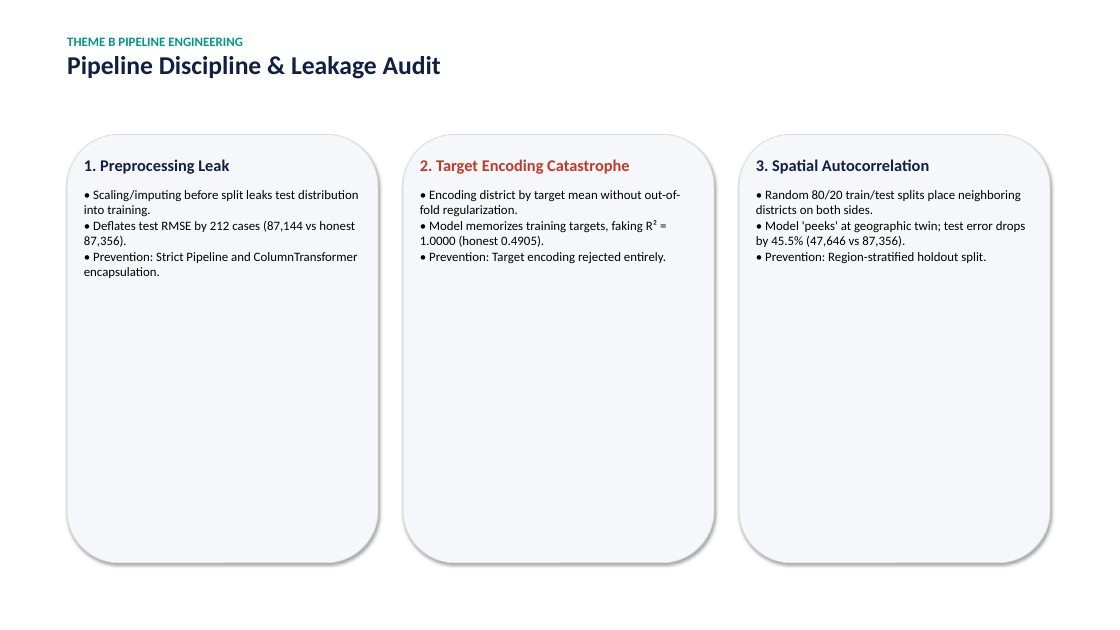
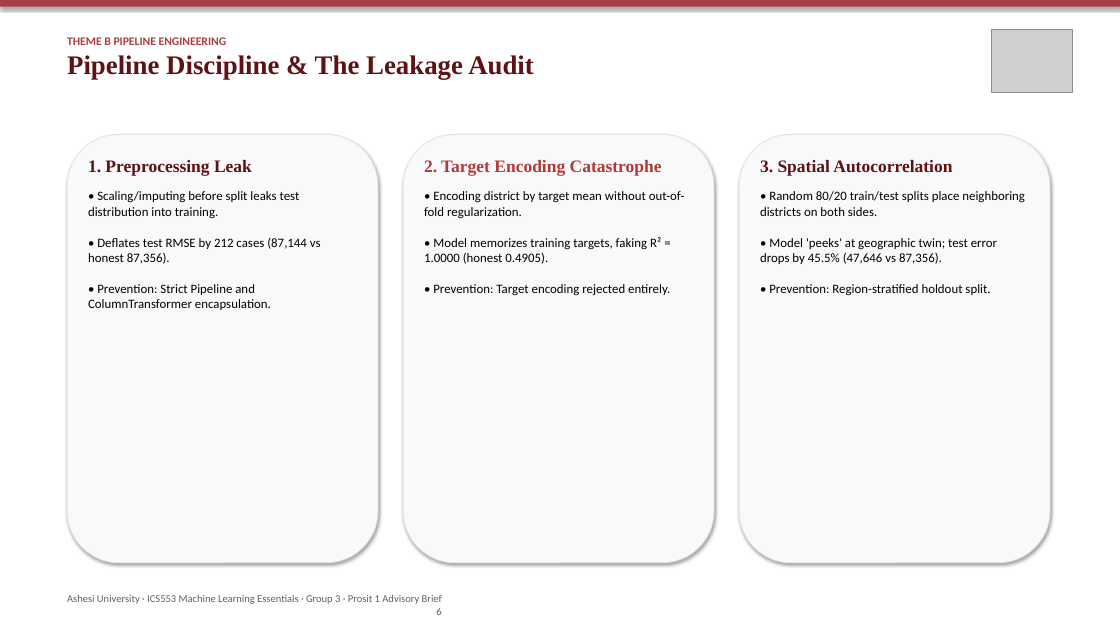
Before and after one commit to ASU-MICS-2028/mle-group-3-prosit-1, a slide deck: slide 6 of reports/ITN_Allocation_Presentation.pptx. Drawn at 1120x630 pixels with LibreOffice and Linux fonts; fonts in the diff are those of the drawing; grey boxes stand for pictures. Boxes give left, top, right and bottom in pixels: in the first picture for what was removed or moved away, otherwise in the second. Text is boxed around its words. In the diff, an @@ line names an element or a change of style, - is before the commit and + after.

Commit message:
style(presentation): apply official Ashesi University brand guidelines (Pale Carmine, Garamond, logo badge)

```diff
--- a/reports/ITN_Allocation_Presentation.pptx
+++ b/reports/ITN_Allocation_Presentation.pptx
@@ rectangle added at bbox=[0, 0, 1120, 7], fill #A83F43 @@
@@ picture added at bbox=[991, 29, 1073, 92] @@
@@ text at bbox=[67, 55, 534, 80]: text changed; size 22 to 23 pt; font Calibri to Times New Roman; text colour #0F2043 to #5E1214 @@
-Pipeline Discipline & Leakage Audit
+Pipeline Discipline & The Leakage Audit
@@ text at bbox=[67, 37, 227, 45]: size 11 to 10 pt, text colour #009688 to #A83F43 in "THEME B PIPELINE ENGINEERING" @@
@@ fill #F5F7FA to #F8F9FA; outline #DCE0E6 0.75 pt to #E2E4E8 0.75 pt in 3 elements at bbox=[403, 134, 714, 563], bbox=[739, 134, 1050, 563], bbox=[67, 134, 378, 563] @@
@@ text at bbox=[88, 160, 252, 176]: size 14 to 15 pt, font Calibri to Times New Roman, text colour #0F2043 to #5E1214 in "1. Preprocessing Leak" @@
@@ text at bbox=[424, 160, 662, 176]: size 14 to 15 pt, font Calibri to Times New Roman, text colour #C0392B to #B33939 in "2. Target Encoding Catastrophe" @@
@@ text at bbox=[760, 160, 952, 176]: size 14 to 15 pt, font Calibri to Times New Roman, text colour #0F2043 to #5E1214 in "3. Spatial Autocorrelation" @@
@@ text added at bbox=[67, 594, 442, 615], 9 pt, text #5A626A @@
+Ashesi University · ICS553 Machine Learning Essentials · Group 3 · Prosit 1 Advisory Brief
+6
```
Also in this commit, not shown: 11 other slides changed, 3 other files.
